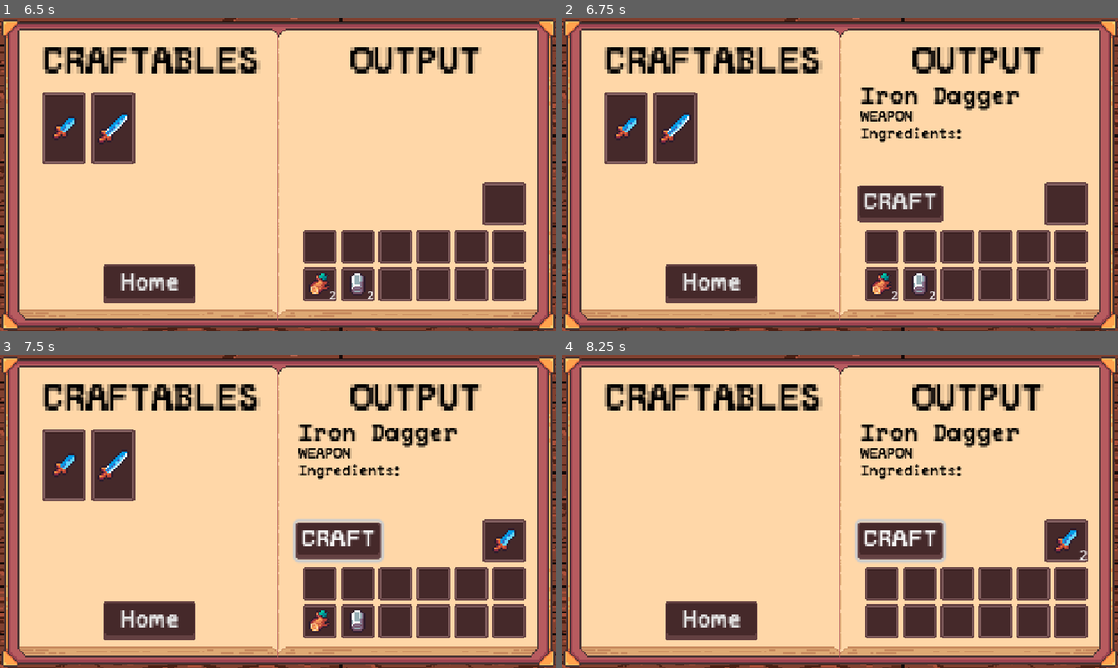
Above: before the commit, frames 1-4 (two rows, left to right).
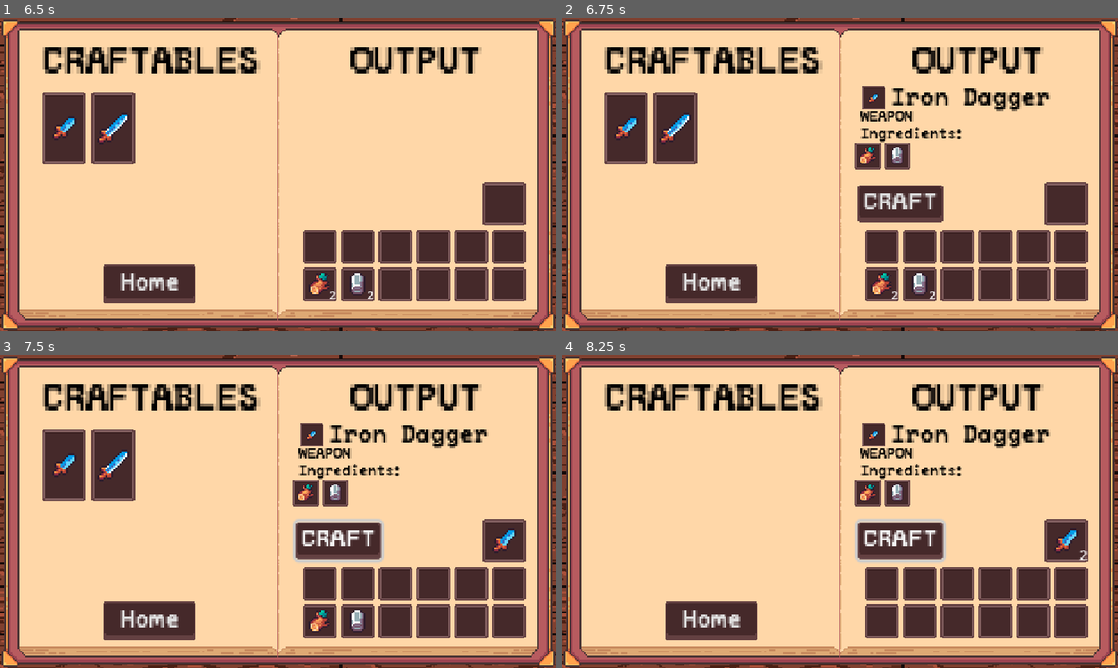
Above: after the commit, the same moments.

Repository: Blortlett/GodotIdle
Game: Godot game, scene res://Scenes/GuiNode.tscn
The game is run twice, just before and just after one commit, with the same random seed, the same clock (stepped at 60 frames per second) and the same inputs.
Inputs (mouse positions are in pixels of both pictures, inside the frame that each line leads up to):
- Up to frame 1 (6.5 s): click "Craft" at 0.5 s; click "Home" at 1.25 s; click "Store" at 2 s; click "Home" at 2.75 s; click "Explore" at 3.5 s; click "Sunny Meadow" at 4.25 s; click "Home" at 5 s; click "Craft" at 5.75 s
- Up to frame 2 (6.75 s): tap Enter at 6.5 s; drag from (623, 127) to (895, 105) at 6.52 s
- Up to frame 3 (7.5 s): click "CRAFT" at 7.25 s
- Up to frame 4 (8.25 s): click "CRAFT" at 8 s

Frame 1 is identical in both runs. In frame 2, 2.3% of the frame differs, in the area x 52-88%, y 21-49%; in frame 3, 2.3%; in frame 4, 2.3%.

Commit message:
Craft description for each item now shows Icon for product & all ingredients

Diff:
--- /dev/null
+++ b/Inventory/UI/ItemDisplaySlot/nItemIconDisplay.tscn
@@ -0,0 +1,13 @@
+[gd_scene load_steps=2 format=3 uid="uid://d1lsqgg2u7fd4"]
+
+[ext_resource type="PackedScene" uid="uid://0luyfwm87ckl" path="res://Inventory/UI/InventoryUI/nInvSlotUI.tscn" id="1_35dnf"]
+
+[node name="ItemIconDisplay" type="Control"]
+custom_minimum_size = Vector2(20, 20)
+layout_mode = 3
+anchors_preset = 0
+offset_right = 40.0
+offset_bottom = 40.0
+
+[node name="InvSlotUI" parent="." instance=ExtResource("1_35dnf")]
+layout_mode = 1
--- a/UI/CraftMenuUI/CraftingDescription/nCraftOutputDescription.tscn
+++ b/UI/CraftMenuUI/CraftingDescription/nCraftOutputDescription.tscn
@@ -1,14 +1,15 @@
-[gd_scene load_steps=5 format=3 uid="uid://dvd6owu6i6fba"]
+[gd_scene load_steps=6 format=3 uid="uid://dvd6owu6i6fba"]
 
 [ext_resource type="Script" uid="uid://njufs3jbecf5" path="res://UI/CraftMenuUI/CraftingDescription/scrCraftOutputDescription.gd" id="1_6snh3"]
 [ext_resource type="FontFile" uid="uid://n84lclh7eapu" path="res://Art/Fonts/PeaberryMono.ttf" id="1_taju7"]
 [ext_resource type="PackedScene" uid="uid://cw6wtuw8h4nqc" path="res://UI/ButtonUI/nButtonUI.tscn" id="3_ba84n"]
+[ext_resource type="PackedScene" uid="uid://0luyfwm87ckl" path="res://Inventory/UI/InventoryUI/nInvSlotUI.tscn" id="4_qlk03"]
 
 [sub_resource type="LabelSettings" id="LabelSettings_iqy81"]
 font = ExtResource("1_taju7")
 font_color = Color(0.00327214, 0.00387555, 0.00170103, 1)
 
-[node name="CraftOutputDescription" type="Control" node_paths=PackedStringArray("mItemNameLabel", "mItemTypeLabel", "mIngredientsParent", "mCraftButton")]
+[node name="CraftOutputDescription" type="Control" node_paths=PackedStringArray("mItemIconDisplay", "mItemNameLabel", "mItemTypeLabel", "mIngredientsParent", "mCraftButton")]
 layout_mode = 3
 anchors_preset = 15
 anchor_right = 1.0
@@ -17,6 +18,7 @@
 grow_vertical = 2
 mouse_filter = 2
 script = ExtResource("1_6snh3")
+mItemIconDisplay = NodePath("ProductIconDisplay/InvSlotUI")
 mItemNameLabel = NodePath("ItemName")
 mItemTypeLabel = NodePath("ItemType")
 mIngredientsParent = NodePath("IngredientsContainer")
@@ -28,10 +30,10 @@
 anchors_preset = 1
 anchor_left = 1.0
 anchor_right = 1.0
-offset_left = -177.0
-offset_top = 43.0
-offset_right = -67.0
-offset_bottom = 66.0
+offset_left = -156.0
+offset_top = 44.0
+offset_right = -46.0
+offset_bottom = 67.0
 grow_horizontal = 0
 text = "[Item_Name]"
 label_settings = SubResource("LabelSettings_iqy81")
@@ -70,11 +72,18 @@
 vertical_alignment = 1
 
 [node name="IngredientsContainer" type="GridContainer" parent="."]
-layout_mode = 0
-offset_left = 975.0
-offset_top = 84.0
-offset_right = 1015.0
-offset_bottom = 124.0
+layout_mode = 1
+anchors_preset = 1
+anchor_left = 1.0
+anchor_right = 1.0
+offset_left = -164.0
+offset_top = 88.0
+offset_right = -124.0
+offset_bottom = 128.0
+grow_horizontal = 0
+scale = Vector2(0.6, 0.6)
+theme_override_constants/h_separation = 14
+columns = 6
 
 [node name="CraftButton" parent="." instance=ExtResource("3_ba84n")]
 layout_mode = 1
@@ -90,4 +99,19 @@
 grow_horizontal = 0
 grow_vertical = 1
 
+[node name="ProductIconDisplay" type="Control" parent="."]
+layout_mode = 1
+anchors_preset = 1
+anchor_left = 1.0
+anchor_right = 1.0
+offset_left = -176.0
+offset_top = 46.0
+offset_right = -136.0
+offset_bottom = 86.0
+grow_horizontal = 0
+scale = Vector2(0.4, 0.4)
+
+[node name="InvSlotUI" parent="ProductIconDisplay" instance=ExtResource("4_qlk03")]
+layout_mode = 1
+
 [connection signal="button_down" from="CraftButton" to="." method="AttemptCraft"]
--- a/UI/CraftMenuUI/CraftingDescription/scrCraftOutputDescription.gd
+++ b/UI/CraftMenuUI/CraftingDescription/scrCraftOutputDescription.gd
@@ -1,18 +1,46 @@
 class_name CraftOutputDescription extends Node
+@export var mItemIconDisplay: SlotUI
 @export var mItemNameLabel: Label
 @export var mItemTypeLabel: Label
 @export var mIngredientsParent: GridContainer
 @export var mCraftButton: Button
 var mCraftMenuUI: CraftMenu
 
+#Ingredient icon display spawnable
+var mItemDisplaySpawnable = preload("res://Inventory/UI/ItemDisplaySlot/nItemIconDisplay.tscn")
+# Variable array for all display icons on screen
+var mIngredientDisplaySlots: Array[Control]
+
 func _ready() -> void:
 	self.visible = false
 	mCraftButton.text = "CRAFT"
 	mCraftButton.size = Vector2.ZERO
 
+func SetIngredientsDisplay(_ingredients: Array[ItemAmount]):
+	var OldIngredients := mIngredientsParent.get_children()
+	for ingredient in OldIngredients:
+		ingredient.queue_free()
+	for ingredient in _ingredients:
+		var newIconDisplay = mItemDisplaySpawnable.instantiate()
+		var newIconSlot: SlotUI = newIconDisplay.get_node("InvSlotUI") as SlotUI
+		var newInvSlot: InvSlot = InvSlot.new()
+		newInvSlot.item = ingredient.Item
+		newInvSlot.amount = ingredient.Amount
+		newIconSlot.update(newInvSlot)
+		mIngredientDisplaySlots.append(newIconDisplay)
+		mIngredientsParent.add_child(newIconDisplay)
+
 func SetDescription(_recipe: Recipe):
+	# Set item description name & type
 	mItemNameLabel.text = _recipe.Products[0].Item.name
 	mItemTypeLabel.text = InvItem.ItemType.keys()[_recipe.Products[0].Item.mItemType]
+	# Set item description icon
+	var DescItemIcon: InvSlot = InvSlot.new()
+	DescItemIcon.item = _recipe.Products[0].Item
+	DescItemIcon.amount = _recipe.Products[0].Amount
+	mItemIconDisplay.update(DescItemIcon)
+	# Set ingredients item icons
+	SetIngredientsDisplay(_recipe.Ingredients)
 	self.visible = true
 
 func AttemptCraft():
